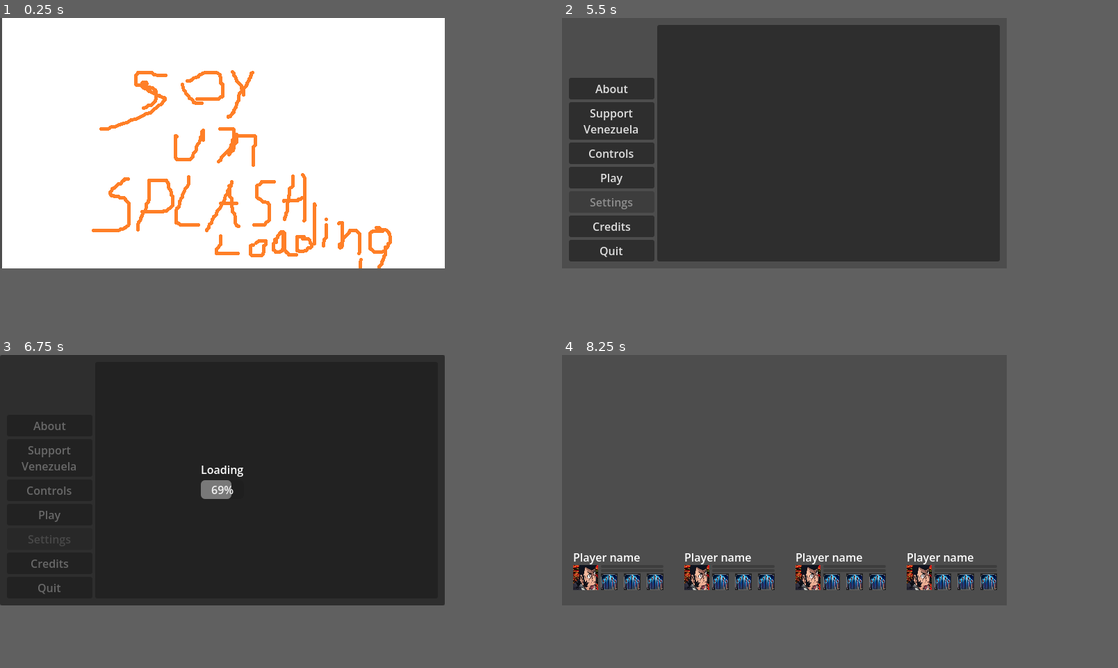
Above: before the commit, frames 1-4 (two rows, left to right).
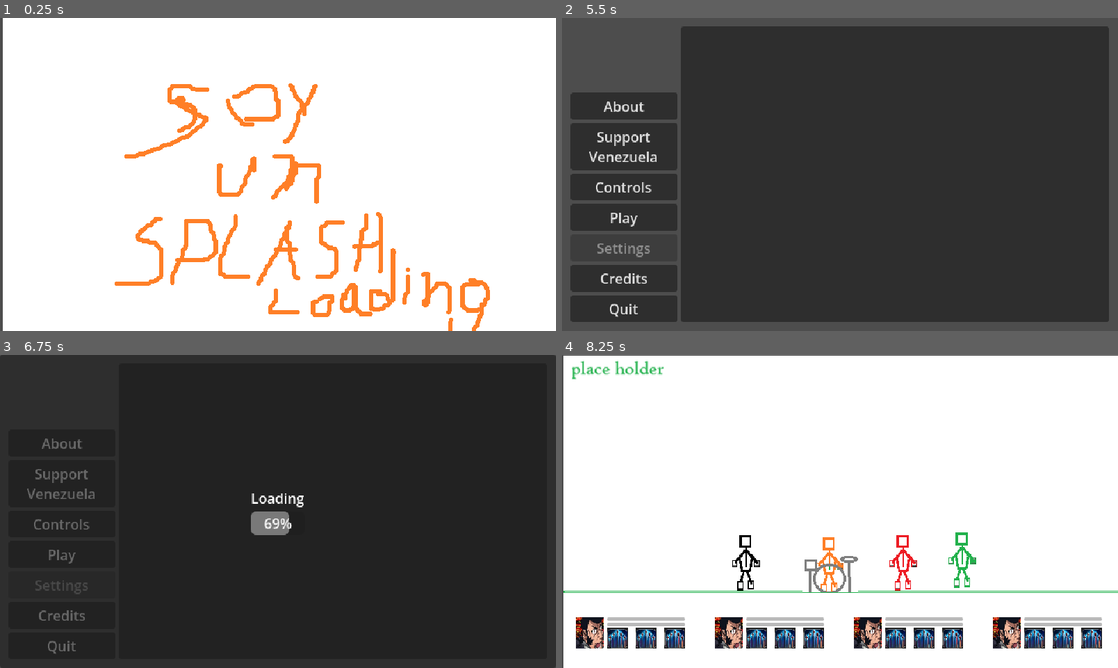
Above: after the commit, the same moments.

Repository: kevinesaa/juntos-game-jam
Game: Godot game, scene res://splash-screen/splash-screen.tscn
Same seed, same stepped clock (60 frames per second), same inputs: the game is played once before the commit and once after it.
Inputs:
- Up to frame 1 (0.25 s): no input
- Up to frame 2 (5.5 s): tap Enter at 0.5, 2, 3.5 s; tap E (next_character, bound only after the commit) at 0.6, 1.55, 2.1, 3.05, 3.6, 4.55, 5.1 s; tap Q (previus_character, bound only after the commit) at 0.8, 1.35, 2.3, 2.85, 3.8, 4.35, 5.3 s; tap Space at 1.25, 2.75, 4.25 s
- Up to frame 3 (6.75 s): click "Play" at 5.75 s; click "Play" at 6.5 s
- Up to frame 4 (8.25 s): click "Support Venezuela" at 7.25 s; click "Support Venezuela" at 8 s
In our replay, the window is 640x360 before the commit and 800x450 after it. These sizes can differ from the game's own. Grey fills any space a smaller window leaves; there, only what the larger window draws over its background counts as a difference.

The runs differ from the first frame. In frame 1, 8.2% of the frame differs, in the area x 0-89%, y 0-100%; in frame 2, 13%; in frame 3, 2.5%; in frame 4, 70%, in the area x 0-100%, y 0-100%.

Commit message:
feat: change characters

Diff:
--- a/level-jam/level-jam.tscn
+++ b/level-jam/level-jam.tscn
@@ -2,9 +2,53 @@
 
 [ext_resource type="Script" uid="uid://b7ad4c60fa2ks" path="res://level-jam/level-jam-controller.gd" id="1_dgymi"]
 [ext_resource type="PackedScene" uid="uid://bcfwgr42yj4bi" path="res://level-jam/player-ui-layout.tscn" id="2_dgymi"]
+[ext_resource type="Texture2D" uid="uid://7v287sn2ae03" path="res://art-visuals/game-play-holder.png" id="2_xxrfw"]
+[ext_resource type="Script" uid="uid://g16hbx7227jf" path="res://player-controller/PlayerController.gd" id="3_xy2ov"]
+[ext_resource type="Script" uid="uid://dnnobjaro3ye8" path="res://player-controller/CharacterController.gd" id="4_qq2pt"]
+[ext_resource type="Texture2D" uid="uid://dxlgyitjvulnr" path="res://art-visuals/player2.png" id="4_xy2ov"]
+[ext_resource type="Texture2D" uid="uid://cln65aqyty84m" path="res://art-visuals/player1.png" id="5_oestl"]
+[ext_resource type="Texture2D" uid="uid://cvahwba2xh1u" path="res://art-visuals/player3.png" id="5_qq2pt"]
+[ext_resource type="Texture2D" uid="uid://clw1kaql6m8qs" path="res://art-visuals/player4.png" id="6_oestl"]
 
 [node name="LevelJam" type="Node2D" unique_id=917062658]
 script = ExtResource("1_dgymi")
+
+[node name="gameNode" type="Node" parent="." unique_id=871327871]
+
+[node name="GamePlayHolder" type="Sprite2D" parent="gameNode" unique_id=1449437486]
+position = Vector2(322, 181)
+texture = ExtResource("2_xxrfw")
+
+[node name="playerController_Node" type="Node" parent="gameNode" unique_id=687942859]
+script = ExtResource("3_xy2ov")
+
+[node name="player1_Node2D" type="Node2D" parent="gameNode/playerController_Node" unique_id=271839000]
+script = ExtResource("4_qq2pt")
+
+[node name="Player" type="Sprite2D" parent="gameNode/playerController_Node/player1_Node2D" unique_id=593470189]
+position = Vector2(212, 239)
+texture = ExtResource("5_oestl")
+
+[node name="player2_Node2D" type="Node2D" parent="gameNode/playerController_Node" unique_id=1958795324]
+script = ExtResource("4_qq2pt")
+
+[node name="Player" type="Sprite2D" parent="gameNode/playerController_Node/player2_Node2D" unique_id=1949557825]
+position = Vector2(393, 239)
+texture = ExtResource("4_xy2ov")
+
+[node name="player3_Node2D" type="Node2D" parent="gameNode/playerController_Node" unique_id=350844624]
+script = ExtResource("4_qq2pt")
+
+[node name="Player" type="Sprite2D" parent="gameNode/playerController_Node/player3_Node2D" unique_id=1354094665]
+position = Vector2(461, 236)
+texture = ExtResource("5_qq2pt")
+
+[node name="player4_Node2D" type="Node2D" parent="gameNode/playerController_Node" unique_id=355279349]
+script = ExtResource("4_qq2pt")
+
+[node name="Player" type="Sprite2D" parent="gameNode/playerController_Node/player4_Node2D" unique_id=1558608659]
+position = Vector2(309, 241)
+texture = ExtResource("6_oestl")
 
 [node name="CanvasLayer" type="CanvasLayer" parent="." unique_id=1630577108]
 
--- a/level-jam/player-ui-layout.tscn
+++ b/level-jam/player-ui-layout.tscn
@@ -4,6 +4,8 @@
 [ext_resource type="Texture2D" uid="uid://gwe0tkq54bdg" path="res://art-visuals/skill_place-holder.png" id="2_3se0s"]
 
 [node name="PlayerLayout" type="Control" unique_id=1557586174]
+custom_minimum_size = Vector2(128, 64)
+custom_maximum_size = Vector2(128, 64)
 layout_mode = 3
 anchors_preset = 0
 
@@ -24,11 +26,12 @@
 theme_override_constants/separation = 0
 
 [node name="portrait_TextureRect" type="TextureRect" parent="VBoxContainer/HBoxContainer" unique_id=1617202784]
+custom_maximum_size = Vector2(32, 48)
 layout_mode = 2
 size_flags_horizontal = 3
-size_flags_stretch_ratio = 0.54
 texture = ExtResource("1_fw2xj")
-expand_mode = 3
+expand_mode = 1
+stretch_mode = 6
 
 [node name="MarginContainer" type="MarginContainer" parent="VBoxContainer/HBoxContainer" unique_id=33685284]
 layout_mode = 2
@@ -64,6 +67,7 @@
 size_flags_horizontal = 3
 
 [node name="TextureRect" type="TextureRect" parent="VBoxContainer/HBoxContainer/MarginContainer/VBoxContainer/HBoxContainer/skills_one_CenterContainer" unique_id=334713291]
+custom_maximum_size = Vector2(24, 24)
 layout_mode = 2
 texture = ExtResource("2_3se0s")
 
@@ -76,6 +80,7 @@
 size_flags_horizontal = 3
 
 [node name="TextureRect" type="TextureRect" parent="VBoxContainer/HBoxContainer/MarginContainer/VBoxContainer/HBoxContainer/skills_two_CenterContainer" unique_id=946895611]
+custom_maximum_size = Vector2(24, 24)
 layout_mode = 2
 texture = ExtResource("2_3se0s")
 
@@ -88,5 +93,6 @@
 size_flags_horizontal = 3
 
 [node name="TextureRect" type="TextureRect" parent="VBoxContainer/HBoxContainer/MarginContainer/VBoxContainer/HBoxContainer/skills_three_CenterContainer" unique_id=728246448]
+custom_maximum_size = Vector2(24, 24)
 layout_mode = 2
 texture = ExtResource("2_3se0s")
--- /dev/null
+++ b/player-controller/CharacterController.gd
@@ -0,0 +1,2 @@
+class_name CharacterController
+extends Node
--- /dev/null
+++ b/player-controller/PlayerController.gd
@@ -0,0 +1,47 @@
+class_name PlayerController
+extends Node
+
+@onready var player_1_node_2d: CharacterController = $player1_Node2D
+@onready var player_2_node_2d: CharacterController = $player2_Node2D
+@onready var player_3_node_2d: CharacterController = $player3_Node2D
+@onready var player_4_node_2d: CharacterController = $player4_Node2D
+
+var characters:Array[ChangeSceneController] = []
+var currentSelectedIndex:int = 0
+
+
+func _init() -> void:
+	characters.append(player_1_node_2d)
+	characters.append(player_2_node_2d)
+	characters.append(player_3_node_2d)
+	characters.append(player_4_node_2d)
+
+
+func _ready() -> void:
+	pass
+
+
+func  _process(delta: float) -> void:
+
+	var previusCharacter = Input.is_action_just_pressed("previus_character")
+	var nextCharacter = Input.is_action_just_pressed("next_character")
+
+	if(previusCharacter):
+		_previusCharater()
+	if(nextCharacter):
+		_nextCharacter()
+
+func  _previusCharater() -> void:
+	self.currentSelectedIndex = self.currentSelectedIndex - 1
+	if(self.currentSelectedIndex < 0):
+		self.currentSelectedIndex = self.characters.size() - 1
+
+	print(self.currentSelectedIndex)
+
+func _nextCharacter() -> void:
+	self.currentSelectedIndex = self.currentSelectedIndex + 1
+	var maxIndex:int = characters.size() - 1
+	if(self.currentSelectedIndex > maxIndex):
+		self.currentSelectedIndex = 0
+
+	print(self.currentSelectedIndex)
--- a/project.godot
+++ b/project.godot
@@ -19,7 +19,22 @@
 
 window/size/viewport_width=640
 window/size/viewport_height=360
-window/stretch/mode="canvas_items"
+window/size/window_width_override=1280
+window/size/window_height_override=780
+window/stretch/mode="viewport"
+
+[input]
+
+previus_character={
+"deadzone": 0.2,
+"events": [Object(InputEventKey,"resource_local_to_scene":false,"resource_name":"","device":-1,"window_id":0,"alt_pressed":false,"shift_pressed":false,"ctrl_pressed":false,"meta_pressed":false,"pressed":false,"keycode":0,"physical_keycode":81,"key_label":0,"unicode":113,"location":0,"echo":false,"script":null)
+]
+}
+next_character={
+"deadzone": 0.2,
+"events": [Object(InputEventKey,"resource_local_to_scene":false,"resource_name":"","device":-1,"window_id":0,"alt_pressed":false,"shift_pressed":false,"ctrl_pressed":false,"meta_pressed":false,"pressed":false,"keycode":0,"physical_keycode":69,"key_label":0,"unicode":101,"location":0,"echo":false,"script":null)
+]
+}
 
 [physics]
 
Binary file added: art-visuals/game-play-holder.png
Not shown, added: art-visuals/game-play-holder.png.import
Binary file removed: art-visuals/play-screen-place-holder.png
Binary file added: art-visuals/player1.png
Not shown, changed: art-visuals/player1.png.import
Binary file added: art-visuals/player2.png
Not shown, added: art-visuals/player2.png.import
Binary file added: art-visuals/player3.png
Not shown, added: art-visuals/player3.png.import
Binary file added: art-visuals/player4.png
Not shown, added: art-visuals/player4.png.import
Not shown, added: player-controller/CharacterController.gd.uid
(and 1 more such lines)
